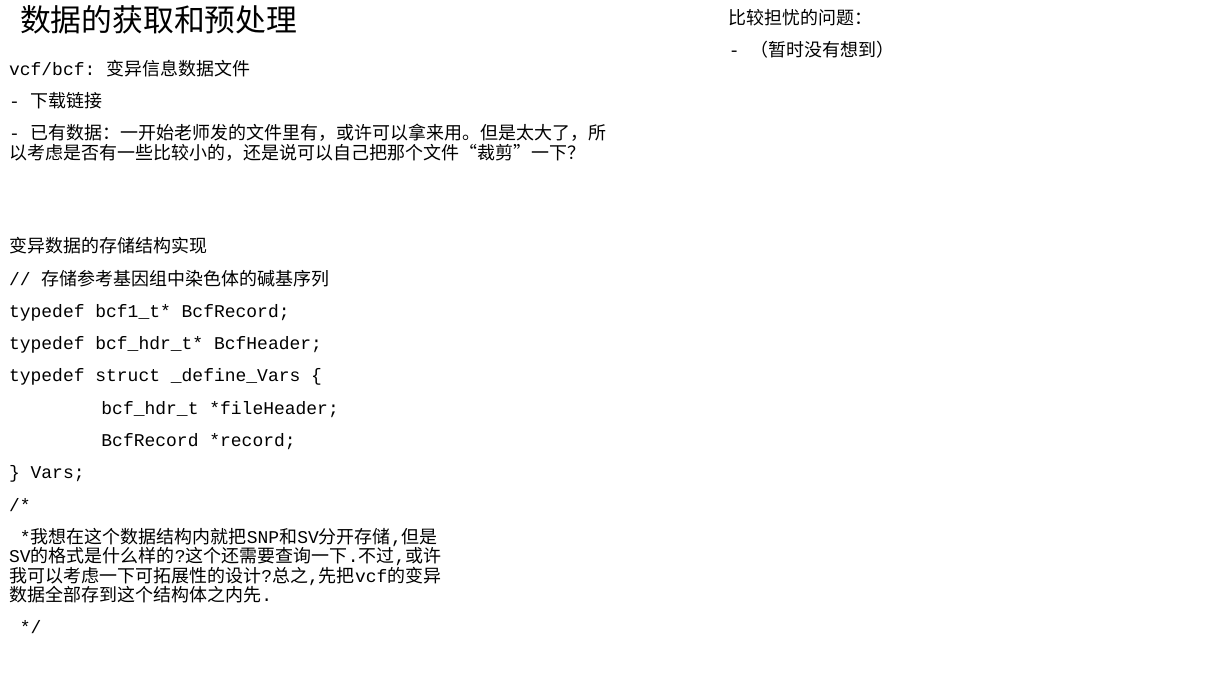
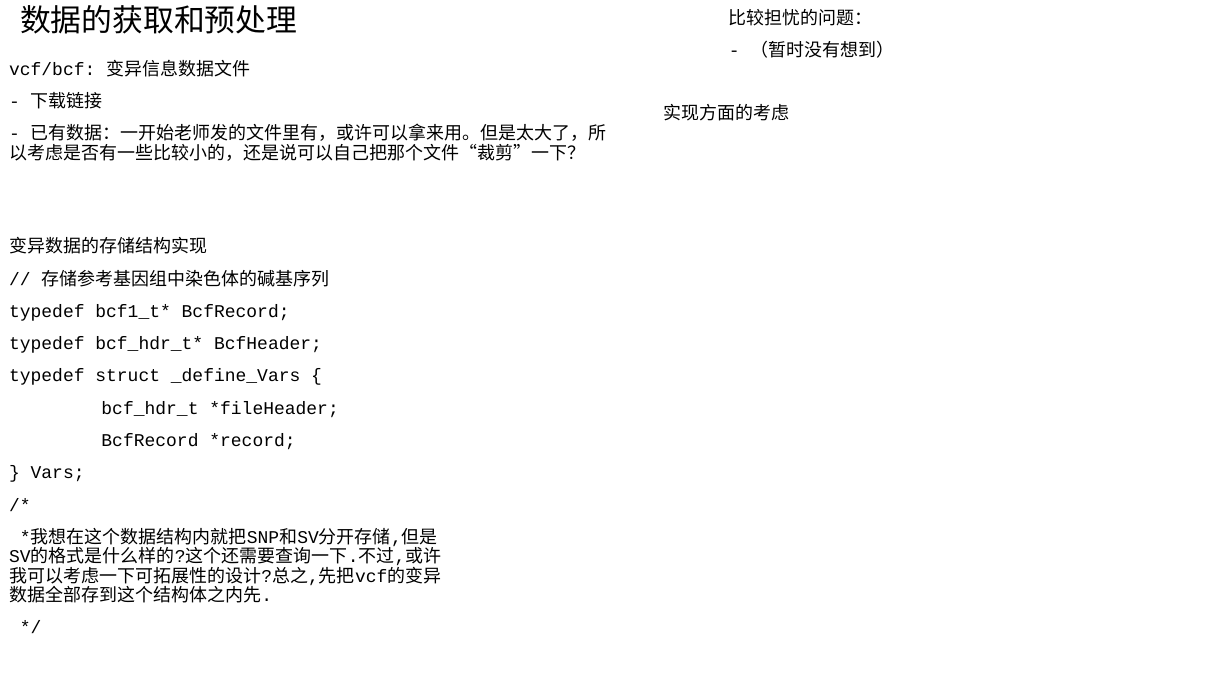
Before and after one commit to AtoshDustosh/thesis-project, a slide deck: slide 5 of THE project/design/project design.odp (slide 4 before the commit). Drawn at 1232x693 pixels with LibreOffice and Linux fonts; fonts in the diff are those of the drawing. Boxes give left, top, right and bottom in pixels: in the first picture for what was removed or moved away, otherwise in the second. Text is boxed around its words. In the diff, an @@ line names an element or a change of style, - is before the commit and + after.

```diff
--- a/THE project/design/project design.odp
+++ b/THE project/design/project design.odp
@@ text added at bbox=[663, 104, 789, 121], 14 pt, text #000000 @@
+实现方面的考虑
```
Also in this commit, not shown: 1 slide added, 17 other files.
